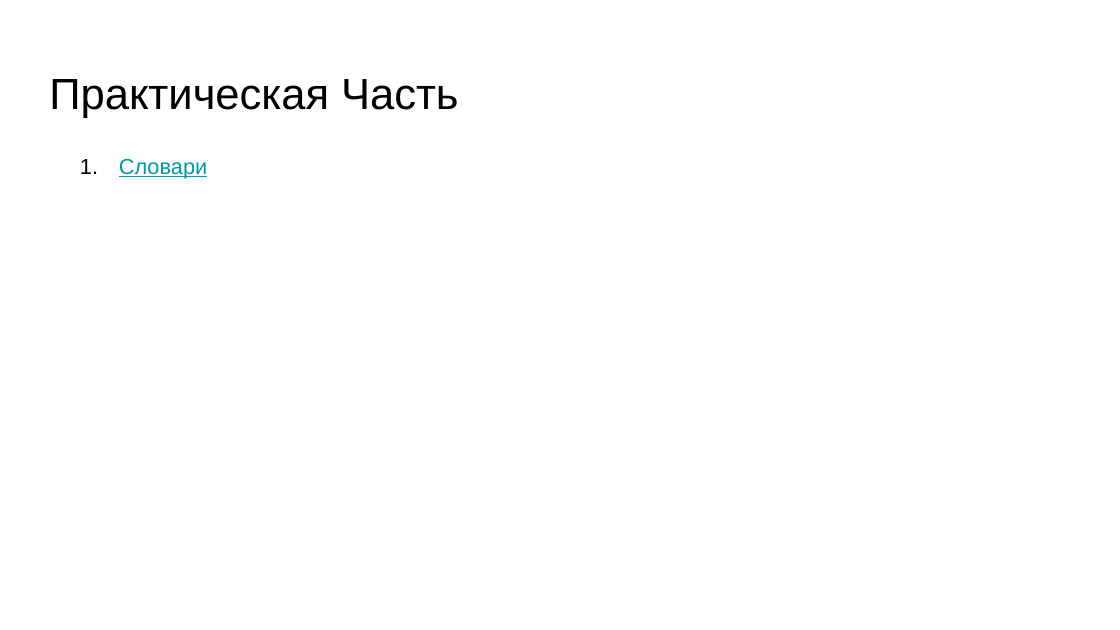
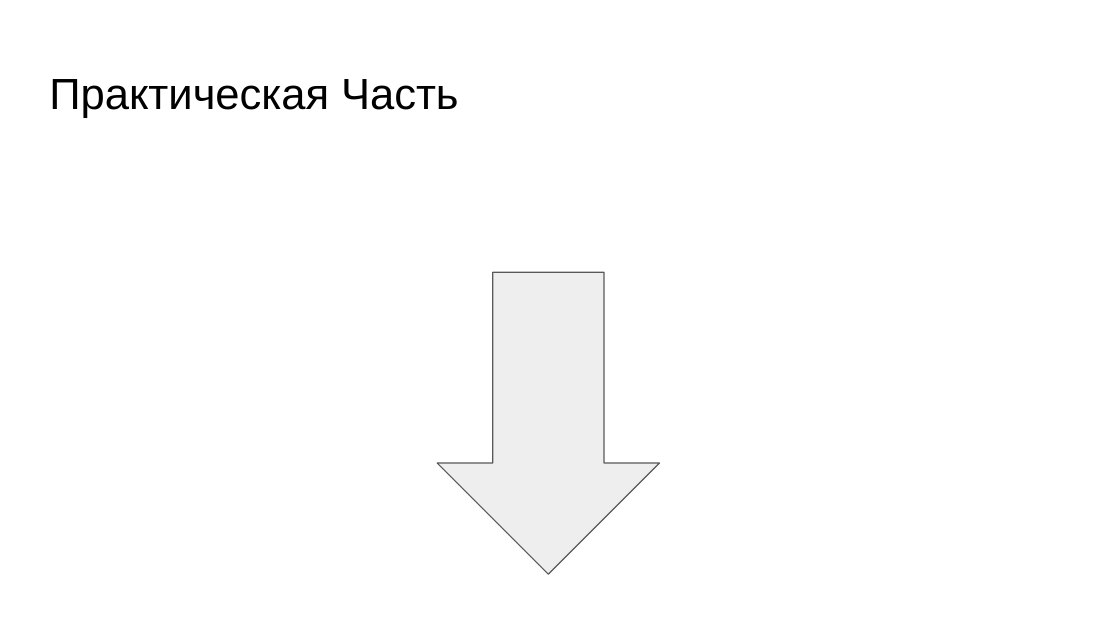
Before and after one commit to skhayrulin/python_course, a slide deck: slide 40 of lecture/Lecture6.pptx (slide 22 before the commit). Drawn at 1120x630 pixels with LibreOffice and Linux fonts; fonts in the diff are those of the drawing. Boxes give left, top, right and bottom in pixels: in the first picture for what was removed or moved away, otherwise in the second. Text is boxed around its words. In the diff, an @@ line names an element or a change of style, - is before the commit and + after.

```diff
--- a/lecture/Lecture6.pptx
+++ b/lecture/Lecture6.pptx
@@ text removed at <box>119,158,208,179</box> @@
-1. Словари
@@ down arrow added at <box>437,272,660,575</box>, fill #EEEEEE, outline #595959 0.75 pt @@
```
Also in this commit, not shown: 3 other slides changed, 21 slides added, 1 slide removed, 1 other file.
